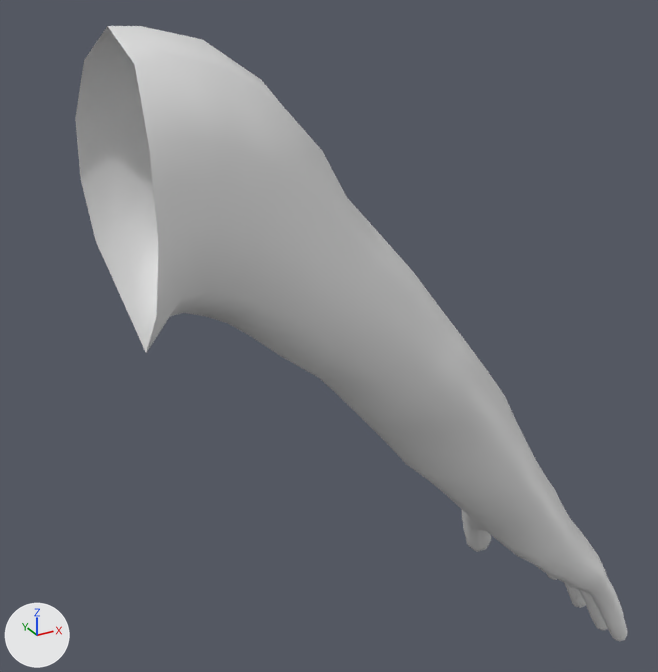
Two versions of the FBX model Assets/3Dmodels/3Dmodels_Bodies/3Dmodels_Bodies_Humans/3Dmodels_Bodies_Human_Males/3Dmodel_Body_Human_Male_Normal/3Dmodel_Body_Human_Male_Normal_ArmRight.fbx, one commit apart.
One viewpoint serves both versions: a 50 mm lens placed at (0.0, -0.606, 1.538), pointed at (0.359, 0.047, 1.211). The lights are fixed; the arrows at lower left show +X, +Y and +Z. The older version comes first. Where no turn or scale is listed for an object, it has been applied to the vertices.

Names of what the first picture shows: 'Body_Human_Male_Normal_ArmRight'.
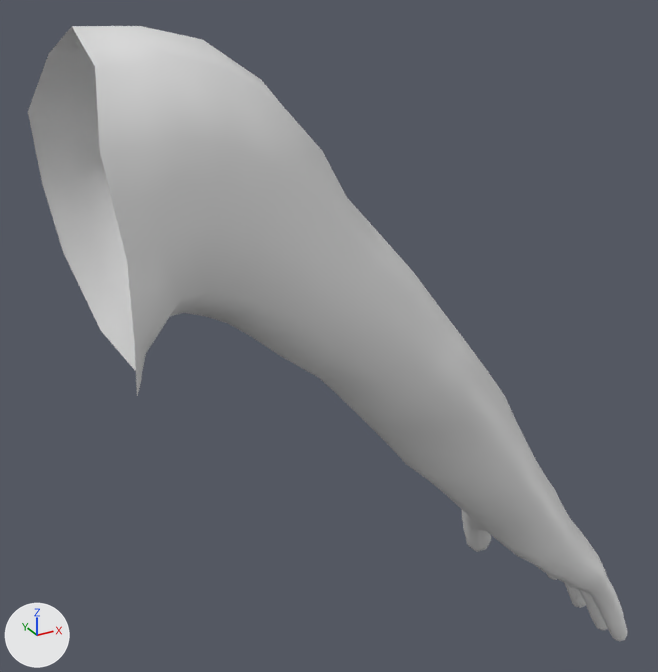
Location of each change, [x1, y1, x2, y2] in pixels of the pictures (658 x 672 px):
'Body_Human_Male_Normal_ArmRight', reshaped (8% wider): before [75, 26, 627, 641]; after [28, 26, 627, 641]
part 1 of me_body_human_male_normal_armright, added: after [28, 26, 159, 396]

The change in detail:
me_body_human_male_normal_armright is used by ob_body_human_male_normal_armright; location (0.0, 0.0, 0.0).
Verts and faces of me_body_human_male_normal_armright; kept vertices keep their numbers, new ones are numbered from 753.
Before the commit, vertices of me_body_human_male_normal_armright: 51 (0.163, -0.084, 1.317) at pixel (156, 315), 52 (0.164, -0.096, 1.368) at pixel (158, 243), 53 (0.168, -0.062, 1.468) at pixel (134, 64), 54 (0.16, 0.061, 1.418) at pixel (75, 118), 55 (0.161, 0.07, 1.372) at pixel (80, 179).
Before the commit, vertices of me_body_human_male_normal_armright: 56 (0.178, 0.048, 1.277) at pixel (123, 302), 57 (0.166, 0.042, 1.46) at pixel (84, 60), 58 (0.173, -0.009, 1.265) at pixel (142, 344), 59 (0.17, -0.008, 1.486) at pixel (107, 26), 750 (0.162, -0.054, 1.279) at pixel (146, 353).
Before the commit, vertices of me_body_human_male_normal_armright: 751 (0.166, -0.085, 1.423) at pixel (149, 149), 752 (0.167, 0.069, 1.323) at pixel (95, 241).
me_body_human_male_normal_armright had 753 vertices, 794 faces and spanned x 0.16..0.676, y -0.096..0.091, z 0.821..1.486.
me_body_human_male_normal_armright now has 765 vertices, 809 faces and spans x 0.13..0.676, y -0.102..0.091, z 0.821..1.487.
Part 1, on me_body_human_male_normal_armright:
New vertex 753 is at (0.171, -0.008, 1.238), pixel (141, 378).
New vertex 754 is at (0.147, -0.008, 1.487), pixel (71, 26).
New vertex 755 is at (0.146, 0.091, 1.311), pixel (63, 252).
New vertex 756 is at (0.137, 0.09, 1.367), pixel (42, 183).
New vertex 757 is at (0.13, 0.076, 1.423), pixel (27, 112).
New vertex 758 is at (0.162, 0.064, 1.251), pixel (100, 330).
New vertex 759 is at (0.143, 0.044, 1.465), pixel (48, 54).
New vertex 760 is at (0.144, -0.093, 1.305), pixel (134, 343).
New vertex 761 is at (0.142, -0.102, 1.362), pixel (127, 261).
New vertex 762 is at (0.136, -0.088, 1.425), pixel (99, 151).
New vertex 763 is at (0.151, -0.063, 1.252), pixel (136, 397).
New vertex 764 is at (0.145, -0.063, 1.469), pixel (95, 66).
New faces: (55, 752, 755, 756), (57, 759, 754, 59), (54, 757, 57), (56, 58, 753, 758), (54, 756, 757), (53, 59, 754, 764).
New faces: (51, 52, 761, 760), (58, 750, 763, 753), (56, 758, 755, 752), (53, 762, 751), (51, 760, 763, 750), (52, 751, 762, 761).
New faces: (54, 55, 756), (57, 757, 759), (53, 764, 762).
